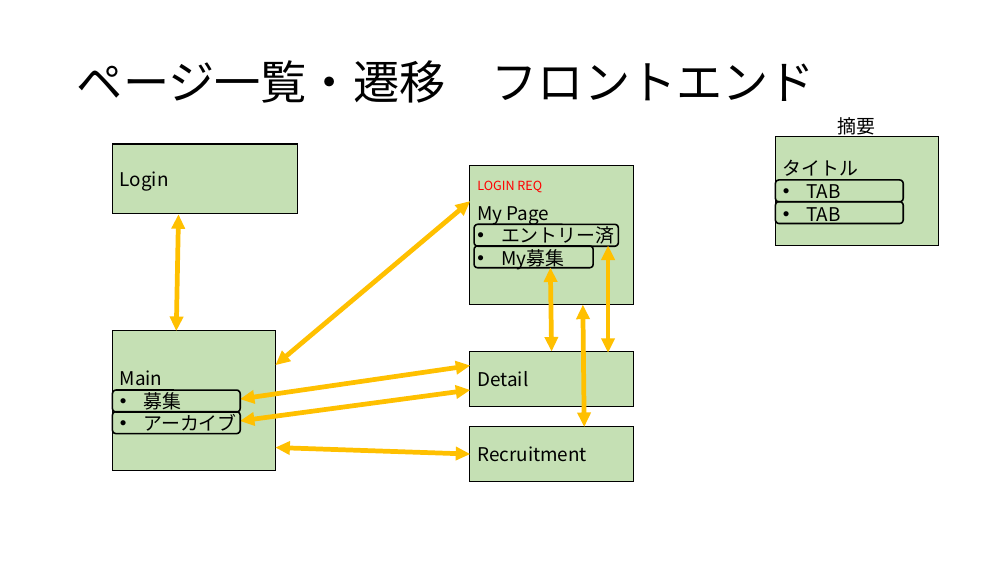
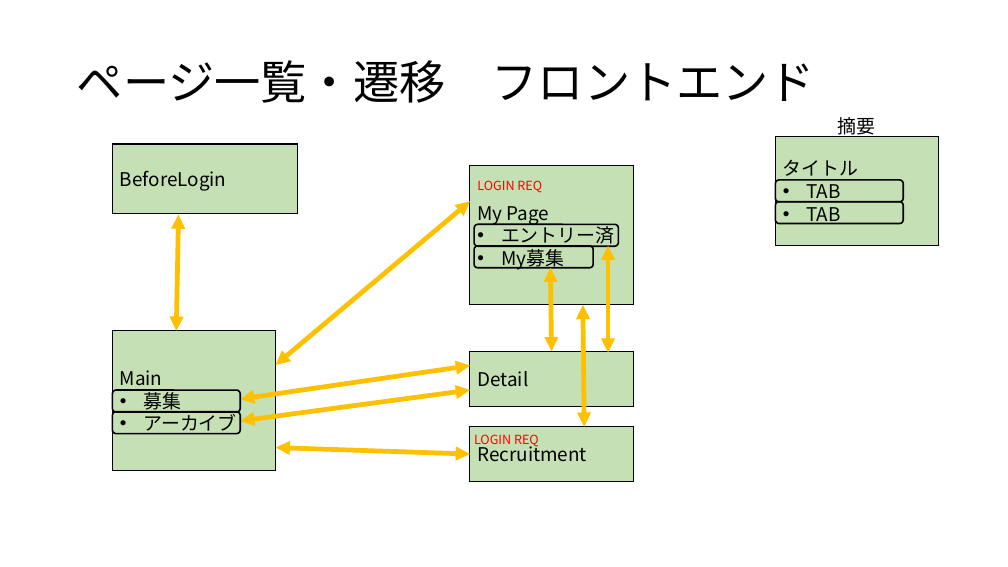
Before and after one commit to lvx-la/IniMaching, a slide deck: slide 6 of 仕様書/プレゼンテーション1.pptx. Drawn at 1008x567 pixels with LibreOffice and Linux fonts; fonts in the diff are those of the drawing. Boxes give left, top, right and bottom in pixels: in the first picture for what was removed or moved away, otherwise in the second. Text is boxed around its words. In the diff, an @@ line names an element or a change of style, - is before the commit and + after.

```diff
--- a/仕様書/プレゼンテーション1.pptx
+++ b/仕様書/プレゼンテーション1.pptx
@@ text in rectangle at box(120, 170, 227, 191): text changed @@
-Login
+BeforeLogin
@@ text added at box(474, 434, 539, 447), 12 pt, text #FF0000 @@
+LOGIN REQ
```
Also in this commit, not shown: 1 other slide changed, 4 other files.
